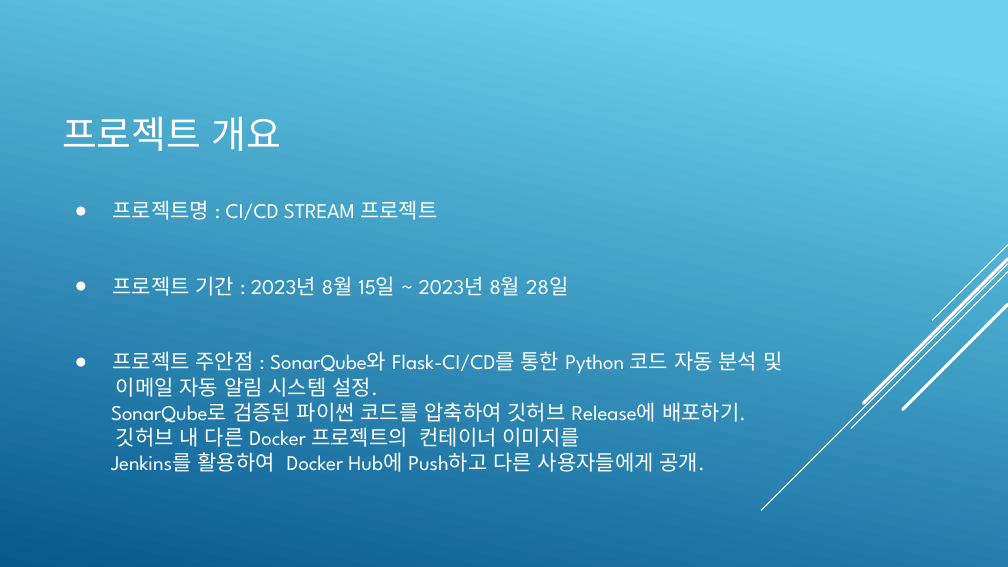
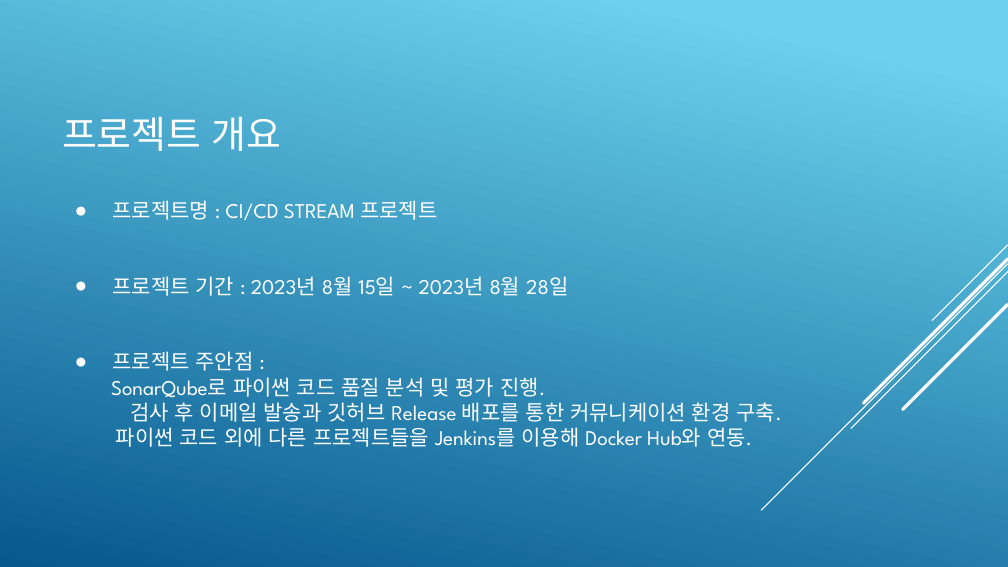
Before and after one commit to KimJeongHoon190/First_Project, a slide deck: slide 3 of 제출자료/최종 발표 프레젠테이션(김정훈).pptx. Drawn at 1008x567 pixels with LibreOffice and Linux fonts; fonts in the diff are those of the drawing. Boxes give left, top, right and bottom in pixels: in the first picture for what was removed or moved away, otherwise in the second. Text is boxed around its words. In the diff, an @@ line names an element or a change of style, - is before the commit and + after.

```diff
--- a/제출자료/최종 발표 프레젠테이션(김정훈).pptx
+++ b/제출자료/최종 발표 프레젠테이션(김정훈).pptx
@@ text at (111, 351, 781, 447): text changed @@
-● 프로젝트 주안점 : SonarQube와 Flask-CI/CD를 통한 Python 코드 자동 분석 및
-이메일 자동 알림 시스템 설정.
-SonarQube로 검증된 파이썬 코드를 압축하여 깃허브 Release에 배포하기.
-깃허브 내 다른 Docker 프로젝트의 컨테이너 이미지를
-Jenkins를 활용하여 Docker Hub에 Push하고 다른 사용자들에게 공개.
+● 프로젝트 주안점 :
+SonarQube로 파이썬 코드 품질 분석 및 평가 진행.
+검사 후 이메일 발송과 깃허브 Release 배포를 통한 커뮤니케이션 환경 구축.
+파이썬 코드 외에 다른 프로젝트들을 Jenkins를 이용해 Docker Hub와 연동.
```
Also in this commit, not shown: 7 other slides changed, 5 slides added, 3 other files.
